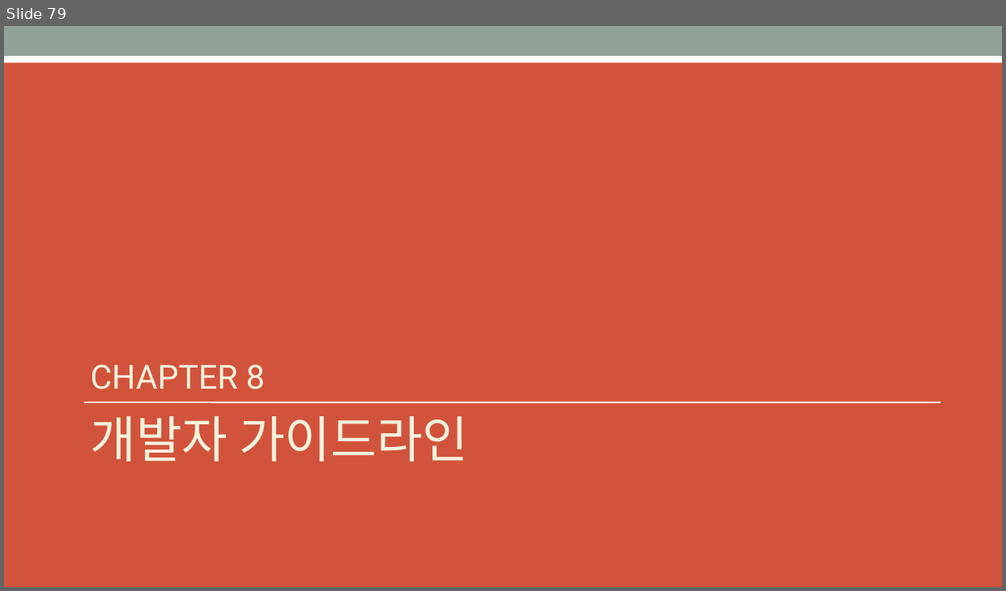
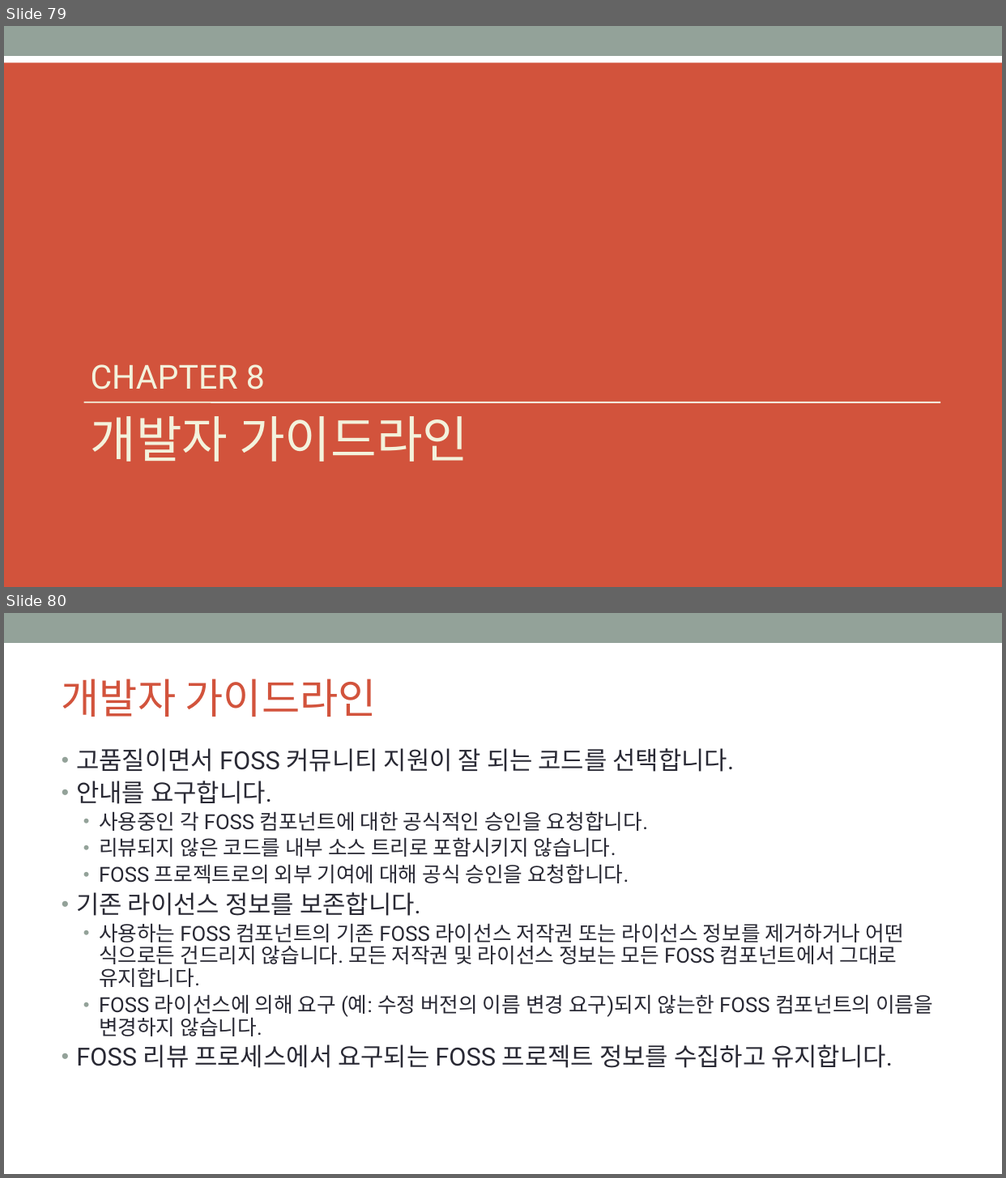
Before and after one commit to OpenChain-KWG/Curriculum-Translation-KR, a slide deck: target/slides/openchain-curriculum-for-1-1.pptx. Shown one above the other, each under a label of ours: slide 79 before the commit, slides 79 and 80 after it. The pictures are 1006x591 and 1006x1178 pixels, drawn with LibreOffice and Linux fonts; fonts in the diff are those of the drawing; background and template pictures are left out. Boxes give left, top, right and bottom in pixels: in the first picture for what was removed or moved away, otherwise in the second. Text is boxed around its words. In the diff, an @@ line names an element or a change of style, - is before the commit and + after.

```diff
--- a/target/slides/openchain-curriculum-for-1-1.pptx
+++ b/target/slides/openchain-curriculum-for-1-1.pptx
@@ slide 80 added at (x1=4, y1=613, x2=1002, y2=1174), background #FFFFFF; not listed: 1 template element that a slide beside it also shows @@
@@ title added at (x1=62, y1=679, x2=377, y2=717), 40 pt, text #D2533C @@
+개발자 가이드라인
@@ text added at (x1=76, y1=748, x2=933, y2=1068), 20 pt, text #292934 @@
+• 고품질이면서 FOSS 커뮤니티 지원이 잘 되는 코드를 선택합니다.
+• 안내를 요구합니다.
+  • 사용중인 각 FOSS 컴포넌트에 대한 공식적인 승인을 요청합니다.
+  • 리뷰되지 않은 코드를 내부 소스 트리로 포함시키지 않습니다.
+  • FOSS 프로젝트로의 외부 기여에 대해 공식 승인을 요청합니다.
+• 기존 라이선스 정보를 보존합니다.
+  • 사용하는 FOSS 컴포넌트의 기존 FOSS 라이선스 저작권 또는 라이선스 정보를 제거하거나 어떤 식으로든 건드리지 않습니다. 모든 저작권 및 라이선스 정보는 모든 FOSS 컴포넌트에서 그대로 유지합니다.
+  • FOSS 라이선스에 의해 요구 (예: 수정 버전의 이름 변경 요구)되지 않는한 FOSS 컴포넌트의 이름을 변경하지 않습니다.
+• FOSS 리뷰 프로세스에서 요구되는 FOSS 프로젝트 정보를 수집하고 유지합니다.
```
Also in this commit, not shown: 6 slides changed, 12 other slides added, 13 slides removed, 7 other files.
